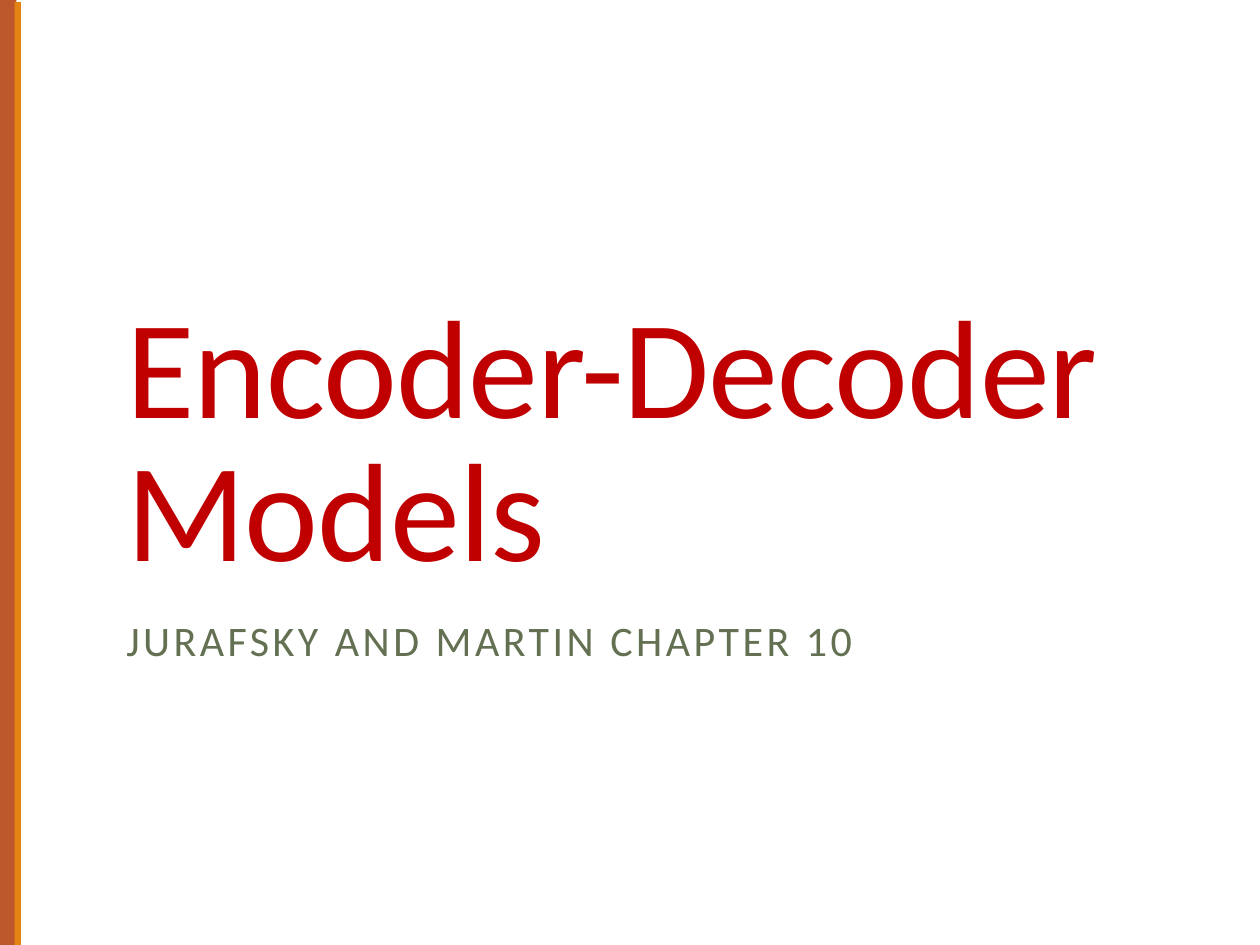
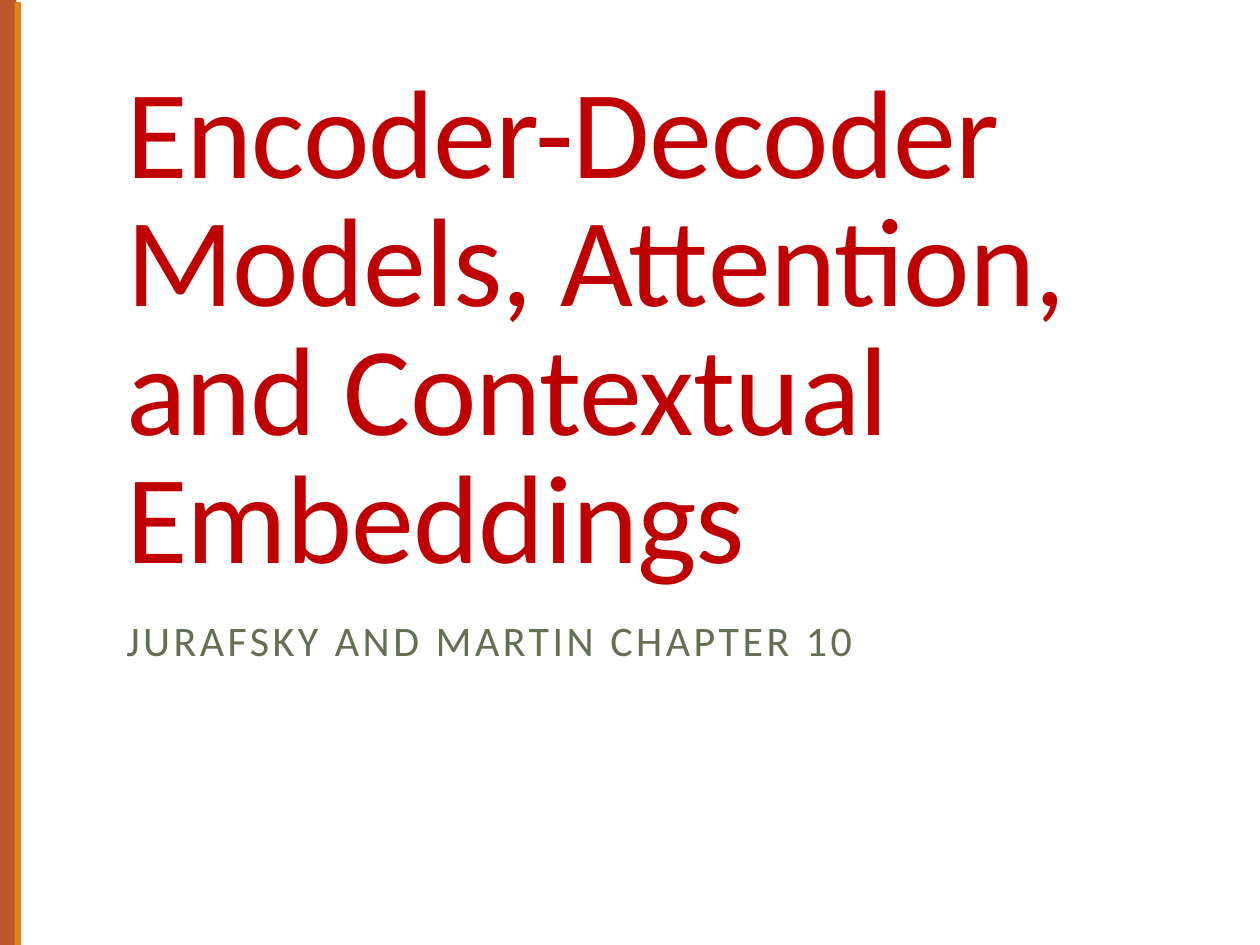
Before and after one commit to computational-linguistics-class/computational-linguistics-class.github.io, a slide deck: slide 1 of slides/18-encoder-decoder-models.pptx. Drawn at 1260x945 pixels with LibreOffice and Linux fonts; fonts in the diff are those of the drawing. Boxes give left, top, right and bottom in pixels: in the first picture for what was removed or moved away, otherwise in the second. Text is boxed around its words. In the diff, an @@ line names an element or a change of style, - is before the commit and + after.

Commit message:
Update slides for encoder-decoder models

```diff
--- a/slides/18-encoder-decoder-models.pptx
+++ b/slides/18-encoder-decoder-models.pptx
@@ title at box(126, 90, 1066, 585): text changed; size 80 to 72 pt @@
-Encoder-Decoder Models
+Encoder-Decoder Models, Attention,
+and Contextual Embeddings
```
Also in this commit, not shown: 12 slides added.
